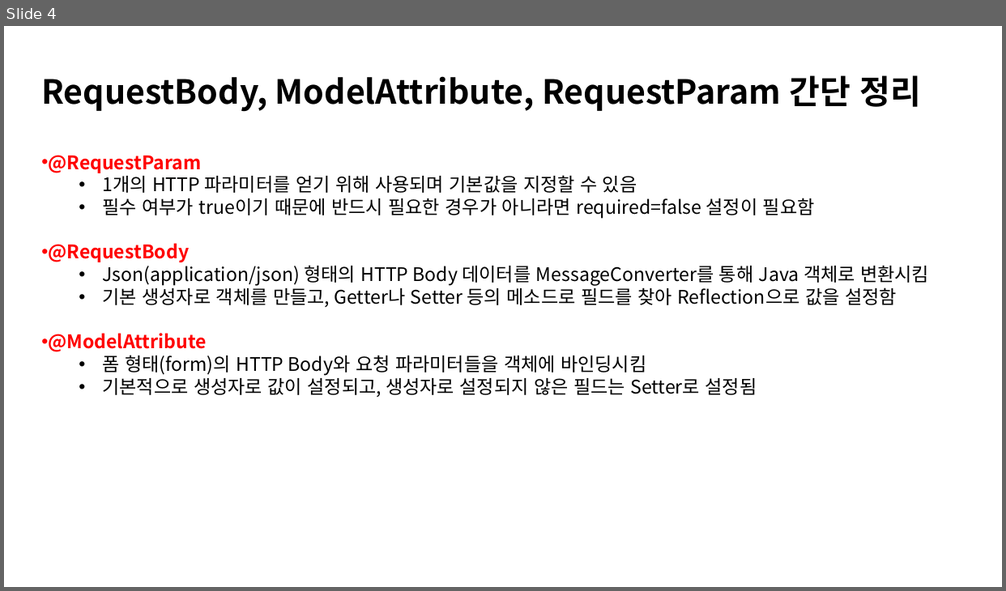
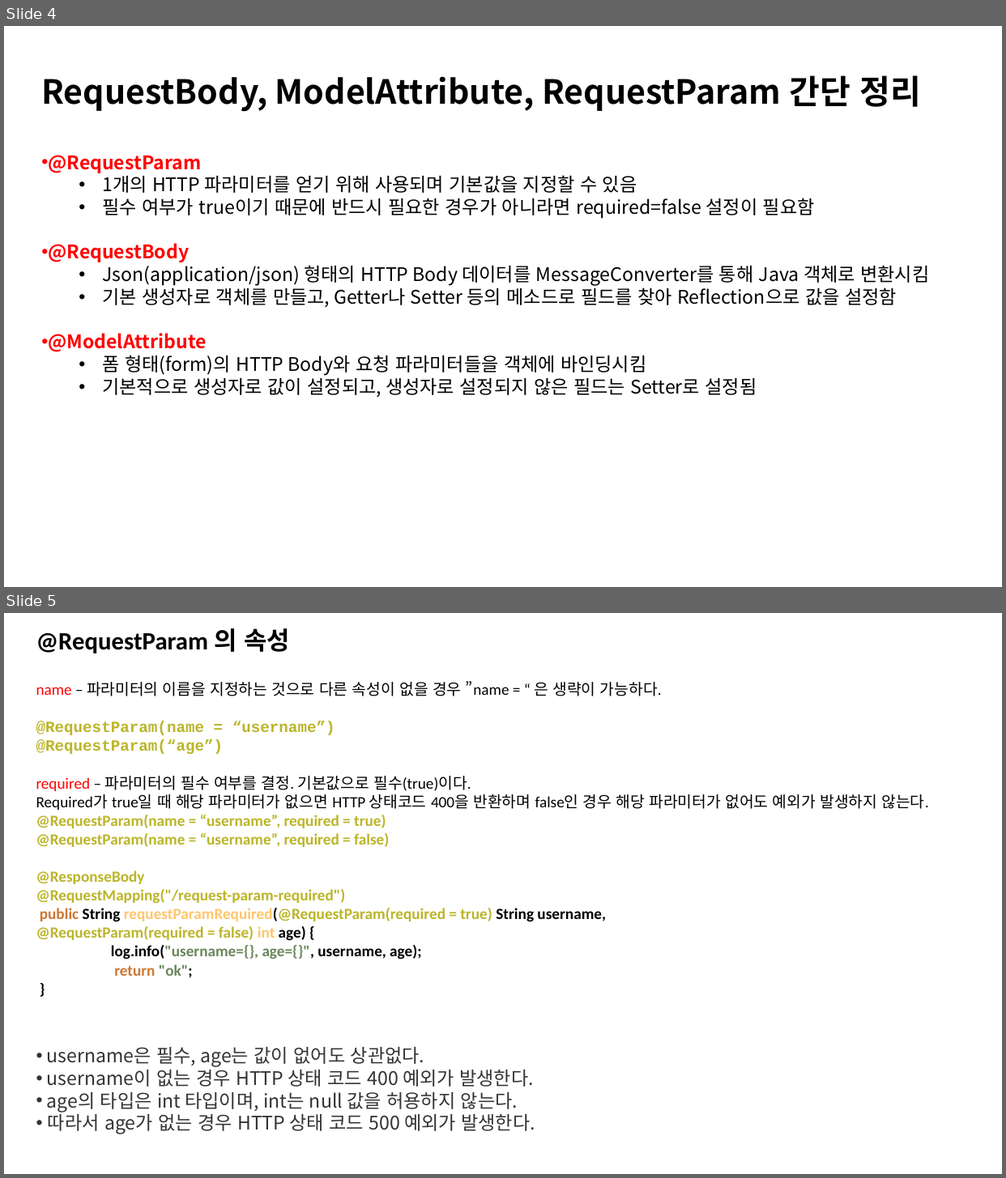
Before and after one commit to kyungmin1221/Tave_Study, a slide deck: 복습정리자료/spring 6주차 정리(kyungmin) .pptx. Shown one above the other, each under a label of ours: slide 4 before the commit, slides 4 and 5 after it. The pictures are 1006x591 and 1006x1178 pixels, drawn with LibreOffice and Linux fonts; fonts in the diff are those of the drawing. Boxes give left, top, right and bottom in pixels: in the first picture for what was removed or moved away, otherwise in the second. Text is boxed around its words. In the diff, an @@ line names an element or a change of style, - is before the commit and + after.

```diff
--- a/복습정리자료/spring 6주차 정리(kyungmin) .pptx
+++ b/복습정리자료/spring 6주차 정리(kyungmin) .pptx
@@ slide 5 added at <box>4,613,1002,1174</box>, background #FFFFFF @@
@@ text added at <box>36,628,290,653</box>, 24 pt, text #000000, bold @@
+@RequestParam 의 속성
@@ text added at <box>36,681,929,978</box>, 15 pt, text #BBB529, bold @@
+name – 파라미터의 이름을 지정하는 것으로 다른 속성이 없을 경우 ”name = “ 은 생략이 가능하다.
+@RequestParam(name = “username”)
+@RequestParam(“age”)
+required – 파라미터의 필수 여부를 결정. 기본값으로 필수(true)이다.
+Required가 true일 때 해당 파라미터가 없으면 HTTP 상태코드 400을 반환하며 false인 경우 해당 파라미터가 없어도 예외가 발생하지 않는다.
+@RequestParam(name = “username”, required = true)
+@RequestParam(name = “username”, required = false)
+@ResponseBody
+@RequestMapping("/request-param-required")
+public String requestParamRequired(@RequestParam(required = true) String username,
+@RequestParam(required = false) int age) {
+log.info("username={}, age={}", username, age);
+return "ok";
+}
@@ text added at <box>47,1047,535,1135</box>, 18 pt, text #333333 @@
+• username은 필수, age는 값이 없어도 상관없다.
+• username이 없는 경우 HTTP 상태 코드 400 예외가 발생한다.
+• age의 타입은 int 타입이며, int는 null 값을 허용하지 않는다.
+• 따라서 age가 없는 경우 HTTP 상태 코드 500 예외가 발생한다.
```
Also in this commit, not shown: 3 slides changed, 3 other slides added, 4 slides removed, 1 other file.
